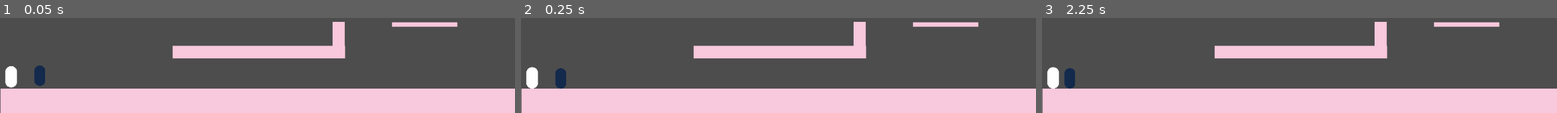
Above: before the commit, frames 1-3 (left to right).
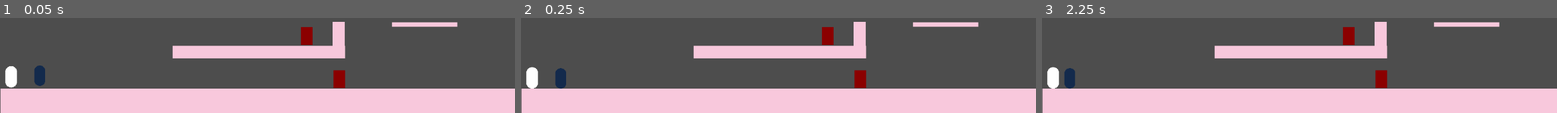
Above: after the commit, the same moments.

Repository: C0SMICSHARK/Pirate-Cats-and-Cowboy-Sharks
Game: Godot game, scene res://Scenes/test_scene.tscn
Same seed, same stepped clock (60 frames per second), same inputs: the game is played once before the commit and once after it. The project has no main scene, so this scene is started directly.
Inputs:
- Up to frame 1 (0.05 s): no input
- Up to frame 2 (0.25 s): no input
- Up to frame 3 (2.25 s): tap Enter at 0.5, 2 s; tap A (LEFT_P2) at 0.6, 2.1 s; tap Space at 1.25 s; tap D (RIGHT_P2) at 1.35 s

The runs differ from the first frame. In frame 1, 0.9% of the frame differs, in the area x 58-68%, y 9-74%; in frame 2, 0.9%; in frame 3, 0.9%.

Commit message:
Enemy Placement (Test Scene)

Diff:
--- /dev/null
+++ b/Scenes/enemy.tscn
@@ -0,0 +1,20 @@
+[gd_scene load_steps=4 format=3 uid="uid://csi2k0pbl08yp"]
+
+[ext_resource type="Texture2D" uid="uid://bm0e1ls4n7lbg" path="res://Debug Assets/dark-red-color-solid-background-1920x1080.png" id="1_hghv2"]
+
+[sub_resource type="BoxMesh" id="BoxMesh_ne65n"]
+
+[sub_resource type="RectangleShape2D" id="RectangleShape2D_hghv2"]
+
+[node name="Enemy" type="Node2D"]
+
+[node name="CharacterBody2D" type="CharacterBody2D" parent="."]
+
+[node name="MeshInstance2D" type="MeshInstance2D" parent="CharacterBody2D"]
+position = Vector2(0, 5.9604645e-08)
+scale = Vector2(20, 19.999998)
+mesh = SubResource("BoxMesh_ne65n")
+texture = ExtResource("1_hghv2")
+
+[node name="CollisionShape2D" type="CollisionShape2D" parent="CharacterBody2D"]
+shape = SubResource("RectangleShape2D_hghv2")
--- a/Scenes/test_scene.tscn
+++ b/Scenes/test_scene.tscn
@@ -1,9 +1,10 @@
-[gd_scene load_steps=7 format=3 uid="uid://djc42utyrnb0m"]
+[gd_scene load_steps=8 format=3 uid="uid://djc42utyrnb0m"]
 
 [ext_resource type="Texture2D" uid="uid://t33wovey36on" path="res://Debug Assets/DebugFloor.png" id="1_3dogw"]
 [ext_resource type="Script" uid="uid://b64ndw6jydvxy" path="res://Scripts/test_scene.gd" id="1_50ct6"]
 [ext_resource type="PackedScene" uid="uid://dksykscfxj8rk" path="res://Scenes/player_1.tscn" id="2_r5l72"]
 [ext_resource type="PackedScene" uid="uid://cg6dul6g2cnl5" path="res://Scenes/player_2.tscn" id="4_hb2xm"]
+[ext_resource type="PackedScene" uid="uid://csi2k0pbl08yp" path="res://Scenes/enemy.tscn" id="5_ak5v8"]
 
 [sub_resource type="BoxMesh" id="BoxMesh_r5l72"]
 
@@ -72,3 +73,11 @@
 [node name="Shark" parent="." instance=ExtResource("4_hb2xm")]
 position = Vector2(89, 565)
 scale = Vector2(1.7269723, -1.7598324)
+
+[node name="Enemy" parent="." instance=ExtResource("5_ak5v8")]
+position = Vector2(686, 475)
+scale = Vector2(-1.2770917, 2.012024)
+
+[node name="Enemy2" parent="." instance=ExtResource("5_ak5v8")]
+position = Vector2(759, 572)
+scale = Vector2(-1.2770917, 2.012024)
